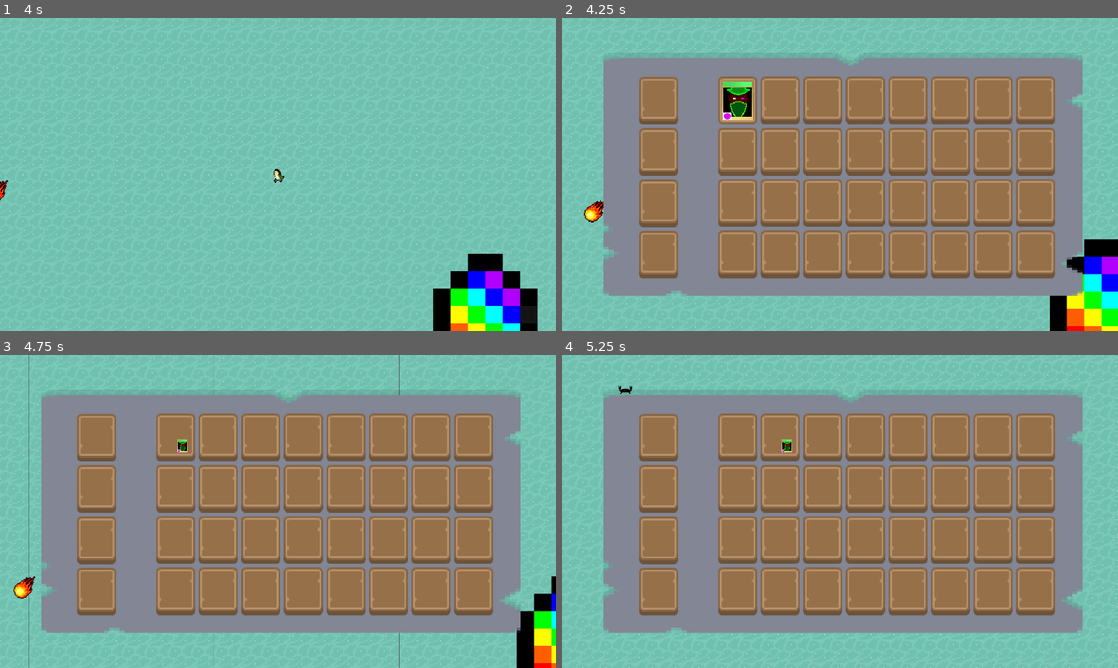
Above: before the commit, frames 1-4 (two rows, left to right).
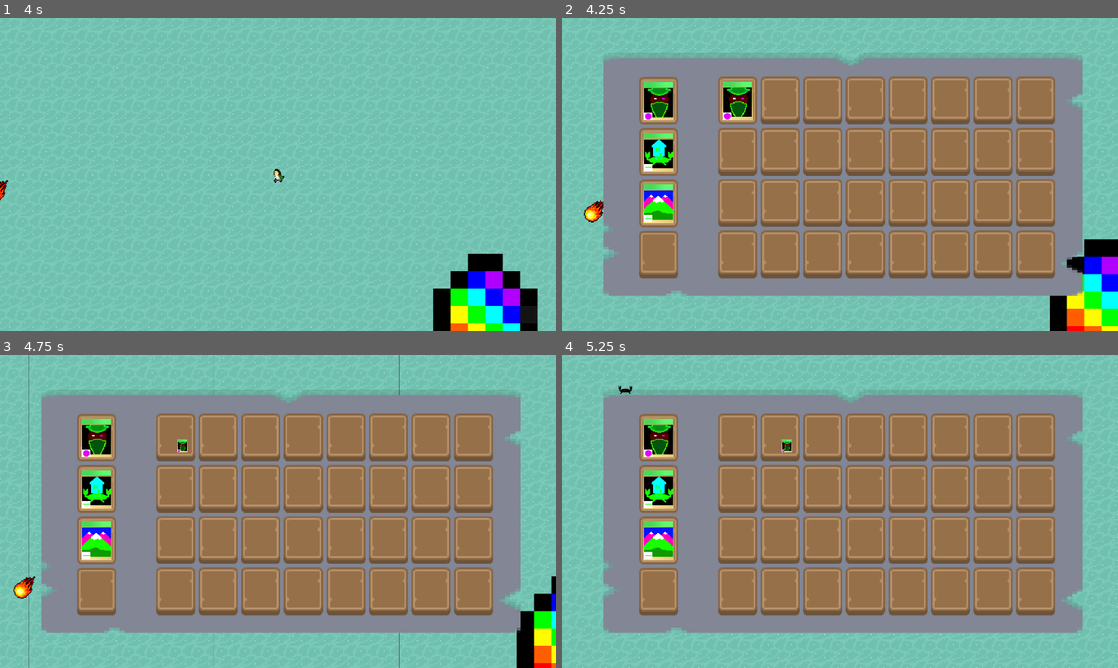
Above: after the commit, the same moments.

Repository: EmeraldKnight2814/iHaveCrabs
Game: Godot game, scene res://World/Main.tscn
The game is run twice, just before and just after one commit, with the same random seed, the same clock (stepped at 60 frames per second) and the same inputs.
Inputs (mouse positions are in pixels of both pictures, inside the frame that each line leads up to):
- Up to frame 1 (4 s): tap Enter at 0.5 s; move the mouse to (400, 158) at 0.52 s; hold Right (ui_right) 0.53-1.28 s; click (400, 158) at 0.6 s; tap Space (ui_select) at 0.77, 1.52, 3.02, 3.77 s; move the mouse to (166, 190) at 1.27 s; hold Down (ui_down) 1.28-2.03 s; tap Z (pickup) at 1.35 s; tap Middle mouse button (reset_zoom) at 2 s; move the mouse to (333, 105) at 2.02 s; hold Right (ui_right) 2.03-2.78 s; hold Q (swap_weapon) 2.03-2.78 s; move the mouse to (250, 237) at 2.77 s; hold Up (ui_up) 2.78-3.53 s; tap Mouse wheel up (zoom_in) at 2.85 s; click (250, 237) at 2.92 s; move the mouse to (444, 221) at 3.52 s; hold Left (ui_left) from 3.53 s (still down); hold Mouse wheel down (zoom_out) from 3.53 s (still down)
- Up to frame 2 (4.25 s): keep holding Left (ui_left); keep holding Mouse wheel down (zoom_out); tap E (inventory) at 4.15 s
- Up to frame 3 (4.75 s): keep holding Left (ui_left); move the mouse to (177, 436) at 4.27 s; release Mouse wheel down (zoom_out) at 4.28 s; click (177, 436) at 4.35 s; tap Space (ui_select) at 4.52 s
- Up to frame 4 (5.25 s): move the mouse to (778, 436) at 5.02 s; release Left (ui_left) at 5.03 s; hold Down (ui_down) from 5.03 s (still down); hold Z (pickup) from 5.03 s (still down); click (778, 436) at 5.17 s

Frame 1 is identical in both runs. In frame 2, 2.4% of the frame differs, in the area x 13-21%, y 20-67%; in frame 3, 2.4%; in frame 4, 2.4%.
Error before the commit: Invalid get index 'P' (on base: 'Dictionary'). (res://Inventory/inventory.gd:17)
Error after the commit: Invalid get index 'ItemCategory' (on base: 'Dictionary'). (res://Inventory/inventory.gd:55)

Commit message:
Bhleehlehhel

Diff:
--- a/Inventory/inventory.gd
+++ b/Inventory/inventory.gd
@@ -9,15 +9,15 @@
 	for i in range(slots.size()):
 		slots[i].connect("gui_input", self, "slot_gui_input", [slots[i]])
 		slots[i].slot_index = i
-		slots[i].slotType = SlotClass.SlotType.INVENTORY
+#		slots[i].slotType = SlotClass.SlotType.INVENTORY
 
 	for i in range(equip_slots.size()):
 		equip_slots[i].connect("gui_input", self, "slot_gui_input", [equip_slots[i]])
 		equip_slots[i].slot_index = i
-	equip_slots[0].slotType = SlotClass.SlotType.P
-	equip_slots[1].slotType = SlotClass.SlotType.P
-	equip_slots[2].slotType = SlotClass.SlotType.P
-	equip_slots[3].slotType = SlotClass.SlotType.X
+#	equip_slots[0].slotType = SlotClass.SlotType.P
+#	equip_slots[1].slotType = SlotClass.SlotType.P
+#	equip_slots[2].slotType = SlotClass.SlotType.P
+#	equip_slots[3].slotType = SlotClass.SlotType.X
 	initialize_inventory()
 	initialize_equips()
 
